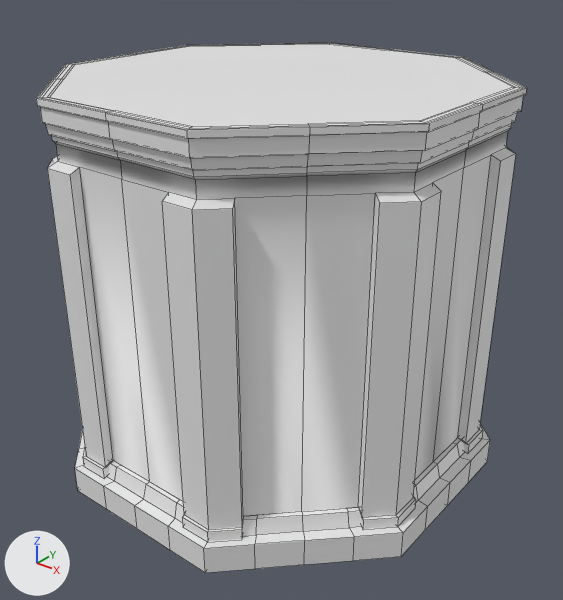
An edit to the FBX model Assets/RawModels/Elements/Tower_1.fbx, drawn before and after from the same camera.
Rendered twice from a camera (50 mm lens) standing at (1.186, -1.472, 1.325) and looking at (0.035, -0.034, 0.433). Lighting does not change. The marker at lower left points along +X, +Y and +Z. Mesh edges are drawn as thin lines. Where no turn or scale is listed for an object, it has been applied to the vertices. Vertices at the same position are counted once.

The older version as bpy lines, for what is in view:
```python
me_cylinder_002 = bpy.data.meshes.new('Cylinder.002')
me_cylinder_002.from_pydata(...)  # 625 vertices, 586 faces; spans x -0.548..0.545, y -0.548..0.546, z 0.0..0.999
# faces by material slot: [570, 16]
me_cylinder_002.materials.append(mat_wall)  # white #e7e7e7
me_cylinder_002.materials.append(mat_detail)  # white #e7e7e7
ob_tower_1 = bpy.data.objects.new('Tower_1', me_cylinder_002)
ob_tower_1.location = (0.0, 0.0, 0.0)
```
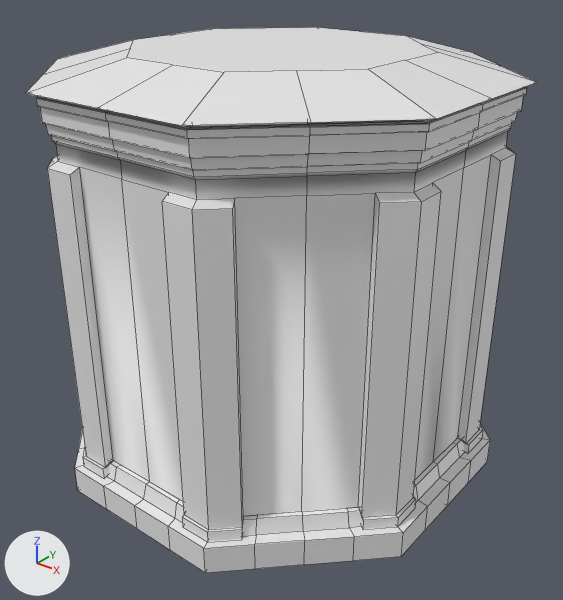
Where the change shows, as pixel boxes [x1, y1, x2, y2] in the pictures (563 x 600 px):
'Tower_1', reshaped
    before: [36, 43, 526, 573]
    after: [26, 27, 537, 573]
part 1 of me_cylinder_002, built on
    before: [50, 44, 512, 127]
    after: [26, 27, 537, 127]

What the commit changed:
me_cylinder_002 is used by ob_tower_1; location (0.0, 0.0, 0.0).
me_cylinder_002 had 625 vertices, 586 faces and spanned x -0.548..0.545, y -0.548..0.546, z 0.0..0.999.
me_cylinder_002 now has 689 vertices, 635 faces and spans x -0.548..0.545, y -0.548..0.546, z 0.0..1.065.
Part 1, on me_cylinder_002:
1 face is deleted.
32 vertices are added at x -0.541..0.538, y -0.54..0.538, z 1.012..1.065.
16 new vertices lie (0.0, 0.0, 0.009) away from vertices in x -0.496..0.494, y -0.496..0.494, z 0.999.
17 new faces join them, mat_wall (white #e7e7e7).
32 new faces join them, mat_detail (white #e7e7e7).
